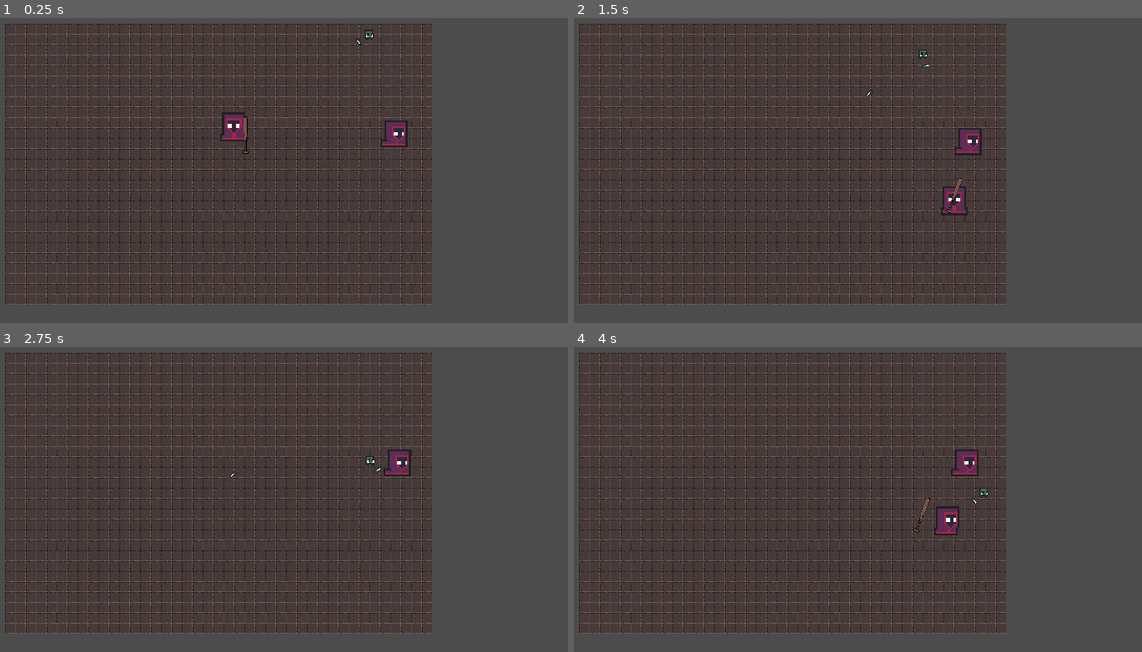
Above: before the commit, frames 1-4 (two rows, left to right).
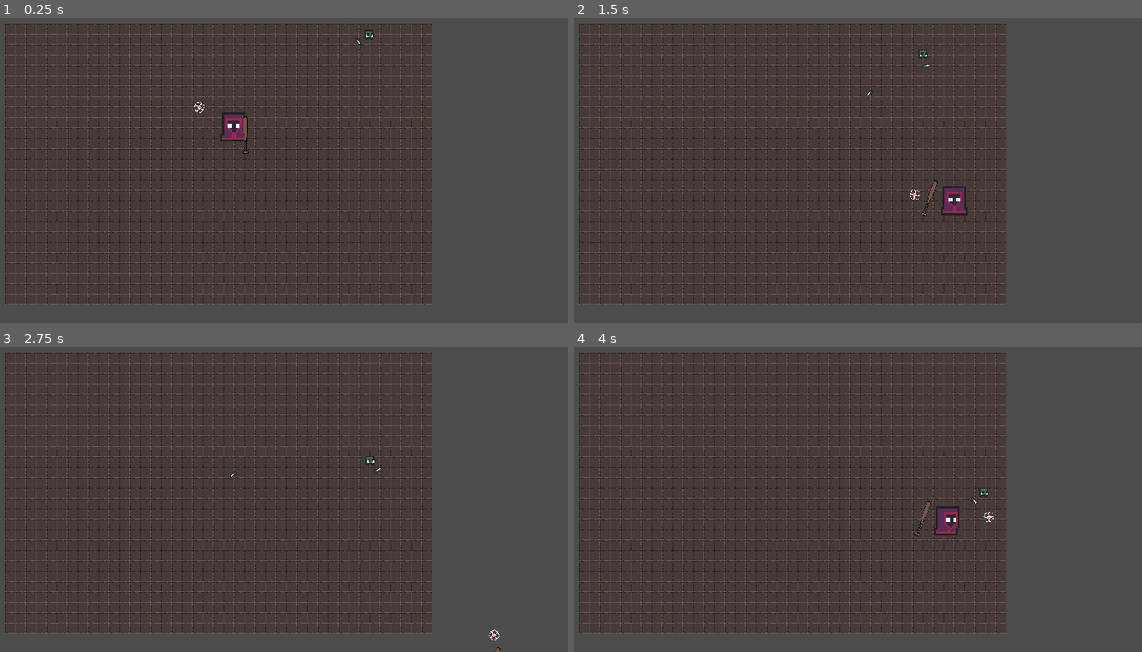
Above: after the commit, the same moments.

Repository: Kiingst/Dont-Bring-a-Bat-to-Gun-Fight
Game: Godot game, scene res://Assets/Levels/Level_Script/Level.tscn
The game is run twice, just before and just after one commit, with the same random seed, the same clock (stepped at 60 frames per second) and the same inputs.
Inputs (mouse positions are in pixels of both pictures, inside the frame that each line leads up to):
- Up to frame 1 (0.25 s): no input
- Up to frame 2 (1.5 s): tap Enter at 0.5 s; move the mouse to (954, 109) at 0.52 s; press the mouse at (954, 109) at 0.53 s; hold D (Move_Right) 0.53-1.28 s; move the mouse to (676, 146) at 1.27 s; release the mouse at (676, 146) at 1.28 s; hold S (Move_Down) from 1.28 s (still down); tap Space (Roll) at 1.35 s
- Up to frame 3 (2.75 s): click (102, 475) at 1.55 s; move the mouse to (301, 371) at 2.02 s; release S (Move_Down) at 2.03 s; press the mouse at (301, 371) at 2.03 s; hold D (Move_Right) from 2.03 s (still down)
- Up to frame 4 (4 s): move the mouse to (772, 536) at 2.77 s; release D (Move_Right) at 2.78 s; release the mouse at (772, 536) at 2.78 s; hold W (Move_Up) 2.78-3.53 s; click (772, 536) at 2.85 s; move the mouse to (1011, 514) at 3.52 s; press the mouse at (1011, 514) at 3.53 s; hold A (Move_Left) from 3.53 s (still down); tap Space (Roll) at 3.6 s

The runs differ from the first frame. In frame 1, 0.4% of the frame differs, in the area x 34-72%, y 27-43%; in frame 2, 0.5%, in the area x 59-72%, y 36-66%; in frame 3, 0.4%; in frame 4, 0.5%.

Commit message:
fixing swing

Diff:
--- a/Assets/Player/Player_Script/Player.gd
+++ b/Assets/Player/Player_Script/Player.gd
@@ -14,6 +14,7 @@
 onready var Weapon_animation_mode = Weapon_animation_tree.get("parameters/playback")
 onready var swing_left = $Player_Weapon/AnimationPlayer.get_animation("Gungeon_Swing_Left")
 var swing_ready = false
+var isSwinging = false
 
 
 var moving = false
@@ -48,12 +49,13 @@
 
 	#print($Cross_Hair/Position2D.position)
 
-	$Cross_Hair2.global_position = $Cross_Hair/Position2D.position
 
 	var look_vec = get_global_mouse_position() - global_position
 	var look_ang = rad2deg(atan2(look_vec.y, look_vec.x))
-	#$Cross_Hair.global_rotation = atan2(look_vec.y, look_vec.x)
-	$Player_Weapon.position = look_vec.normalized() * -20
+	$Cross_Hair.global_rotation = atan2(look_vec.y, look_vec.x)
+
+	if swing_ready == false :
+		$Player_Weapon.position = look_vec.normalized() * -20
 
 	if look_ang > -45 && look_ang <= 0:
 		side = 1
@@ -111,8 +113,8 @@
 			1:
 				if swing_ready == false:
 					Weapon_animation_mode.travel("Gungeon_Charge_Left")
-					$Player_Weapon/Left_ChargeTime.start()
 				else:
+					print("swingfuncisrunning")
 					swing()
 			2:
 				pass
@@ -128,14 +130,13 @@
 	Player_Control(delta)
 
 func swing():
-	var track_id = swing_left.find_track("Player_Weapon:position")
-	var key_id = swing_left.track_find_key(1, 0.2, false)
+	isSwinging = true
 	var look_vec = get_global_mouse_position() - global_position
-	var keyvalue = look_vec.normalized() * 50
-	swing_left.track_set_key_value(track_id, key_id, keyvalue)
-	print("Swinging at")
-	var w = swing_left.track_get_key_value(track_id, key_id)
-	print(w)
+	var keyvaluepos = look_vec.normalized() * 50
+	var keyvaluerot = rad2deg(look_vec.angle()) + 90
+	ChangeAnimationValue(swing_left, "Player_Weapon:position", 0.2, keyvaluepos)
+	ChangeAnimationValue(swing_left, "Player_Weapon:rotation_degrees", 0.2, keyvaluerot)
+	print(keyvaluerot)
 	Weapon_animation_mode.travel("Gungeon_Swing_Left")
 
 
@@ -152,10 +153,14 @@
 func Weapon_Pos(delta):
 	pass
 
+func ChangeAnimationValue(Animationname, trackname, time, keyvalue):
+	var track_id = Animationname.find_track(trackname)
+	var key_id = Animationname.track_find_key(track_id, time, false)
+	Animationname.track_set_key_value(track_id, key_id, keyvalue)
+
 
 
 func _on_Player_Weapon_Done(anim_name):
-	print(anim_name)
 	match anim_name:
 		"Idle":
 			print("done")
@@ -167,6 +172,8 @@
 			pass
 		"Gungeon_Swing_Left":
 			print("done swinging")
+			isSwinging = false
+			swing_ready = false
 			Weapon_animation_mode.travel("Idle")
 		"Gungeon_Swing_Right":
 			pass
--- a/Assets/Player/Player_Script/Player.tscn
+++ b/Assets/Player/Player_Script/Player.tscn
@@ -383,7 +383,7 @@
 parameters/Walking/blend_position = Vector2( 0, 0 )
 
 [node name="Cross_Hair" type="Sprite" parent="."]
-visible = false
+scale = Vector2( 0.25, 0.25 )
 texture = ExtResource( 15 )
 offset = Vector2( 250, 0 )
 
@@ -392,10 +392,6 @@
 
 [node name="Player_Weapon" parent="." instance=ExtResource( 2 )]
 position = Vector2( 0, -15 )
-
-[node name="Cross_Hair2" type="Sprite" parent="."]
-position = Vector2( 132, 79 )
-texture = ExtResource( 5 )
 
 [connection signal="timeout" from="Roll" to="." method="_on_Roll_timeout"]
 [connection signal="timeout" from="Roll/Cooldown" to="." method="_on_Cooldown_timeout"]
--- a/Assets/Player/Player_Script/Player_Weapon.gd
+++ b/Assets/Player/Player_Script/Player_Weapon.gd
@@ -17,8 +17,7 @@
 
 
 func _on_AnimationPlayer_animation_finished(anim_name):
-
-		emit_signal("Done", anim_name)
+	emit_signal("Done", anim_name)
 
 
 func _on_ChargeTime_timeout():
@@ -27,3 +26,7 @@
 
 func _on_Right_ChargeTime_timeout():
 	emit_signal("Done", "Gungeon_Charge_Right")
+
+
+func _on_Swing_timeout():
+	emit_signal("Done", "Gungeon_Swing_Left")
--- a/Assets/Player/Player_Script/Player_Weapon.tscn
+++ b/Assets/Player/Player_Script/Player_Weapon.tscn
@@ -46,6 +46,20 @@
 "transitions": PoolRealArray( 1 ),
 "update": 1,
 "values": [ 0 ]
+}
+tracks/3/type = "method"
+tracks/3/path = NodePath("Left_ChargeTime")
+tracks/3/interp = 1
+tracks/3/loop_wrap = true
+tracks/3/imported = false
+tracks/3/enabled = true
+tracks/3/keys = {
+"times": PoolRealArray( 0 ),
+"transitions": PoolRealArray( 1 ),
+"values": [ {
+"args": [ -1 ],
+"method": "start"
+} ]
 }
 
 [sub_resource type="Animation" id=14]
@@ -126,6 +140,20 @@
 "transitions": PoolRealArray( 1, 1 ),
 "update": 1,
 "values": [ 20.0, 90.0 ]
+}
+tracks/3/type = "method"
+tracks/3/path = NodePath("Swing")
+tracks/3/interp = 1
+tracks/3/loop_wrap = true
+tracks/3/imported = false
+tracks/3/enabled = true
+tracks/3/keys = {
+"times": PoolRealArray( 0 ),
+"transitions": PoolRealArray( 1 ),
+"values": [ {
+"args": [ -1 ],
+"method": "start"
+} ]
 }
 
 [sub_resource type="Animation" id=9]
@@ -383,10 +411,15 @@
 parameters/playback = SubResource( 11 )
 
 [node name="Left_ChargeTime" type="Timer" parent="."]
-wait_time = 2.0
+wait_time = 0.5
 one_shot = true
 
 [node name="Swing" type="Timer" parent="."]
+wait_time = 0.4
+one_shot = true
+
+[node name="Timer" type="Timer" parent="."]
 
 [connection signal="animation_finished" from="AnimationPlayer" to="." method="_on_AnimationPlayer_animation_finished"]
 [connection signal="timeout" from="Left_ChargeTime" to="." method="_on_ChargeTime_timeout"]
+[connection signal="timeout" from="Swing" to="." method="_on_Swing_timeout"]
